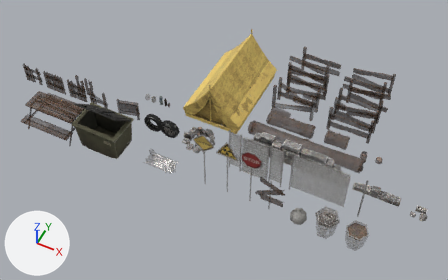
What one commit did to the FBX model Assets/Assets/3D Models/Woods & Urban Misc/OutdoorsModels_01.fbx.
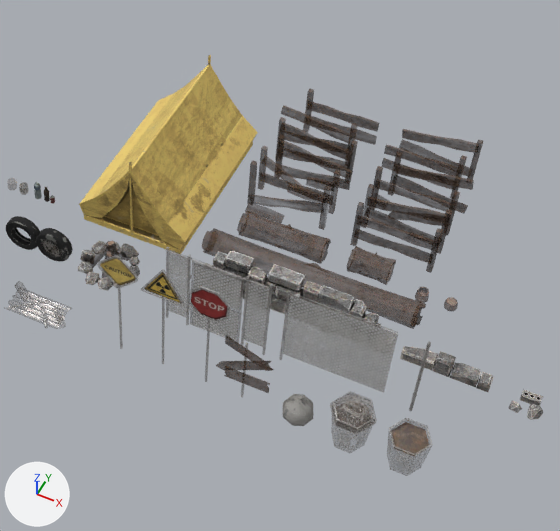
The first picture shows the older version from a 50 mm lens placed at (19.5, -29.6, 43.8), pointed at (2.1, 5.2, 0.3). The close-ups show the older and then the newer version on the part from 32% to 97% of the width and 0% to 100% of the height of that picture. Only the edits that show in the close-ups are written down. Every picture has the same lights, and +X, +Y and +Z are marked at lower left. Where no turn or scale is listed for an object, it has been applied to the vertices.

In view in the first close-up: 'Plane', 'Plane.001', 'fenceDoor', 'fenceDoorFrame', 'fencePole', 'fencePole_endConncet', 'longTreeLog', 'mediumTreeLog', 'outdoorsTent', 'smallStoneWall', 'stoneWall', 'woodenFence', 'woodenFence_brokenOne', 'woodenFence_smallToWide', 'woodenFence_wideToSmall_leftConnector' and 30 more.
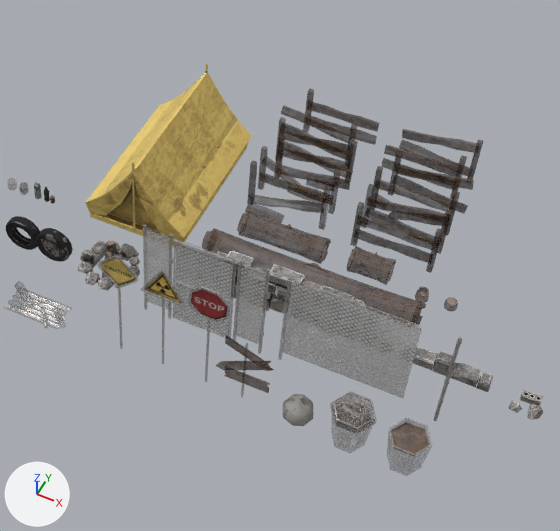
Where the newer file only moved an object's origin or applied its transform, the numbers keep the older frame.

Pixel boxes [x1, y1, x2, y2] of what changed, in the close-ups (560 x 531 px):
'outdoorsTent', rescaled (7% narrower, 8% shorter): before [79, 55, 258, 255]; after [85, 64, 252, 247]
'Plane', reshaped, moved (21% wider, 20% taller): before [279, 290, 398, 392]; after [278, 275, 422, 398]
'fenceDoor', moved, rescaled (14% wider, 18% taller): before [189, 261, 244, 343]; after [173, 241, 236, 338]
'Plane.001', moved, rescaled (19% wider, 19% taller): before [169, 251, 270, 347]; after [147, 230, 267, 344]
'fenceDoorFrame', moved, rescaled (17% wider, 19% taller): before [165, 246, 273, 355]; after [143, 224, 270, 354]
'fencePole_endConncet', moved: before [410, 341, 431, 411]; after [434, 337, 462, 421]
'fencePole', moved: before [409, 342, 431, 411]; after [434, 338, 462, 420]

What the commit changed:
me_plane_001 is used by ob_plane_001; location (6.39, 2.72, 0.0).
me_plane_001 had 8 vertices, 2 faces and spanned x -2.45..2.47, y 0.0, z 0.4..4.6.
me_plane_001 now has 8 vertices, 2 faces and spans x -2.91..2.94, y 0.0, z 0.47..5.47.
me_plane_001 part 5: the whole mesh is scaled about the mesh origin by 1.19.
me_mesh_050 is used by ob_outdoorstent; location (0.0, 10.89, 0.07).
me_mesh_050 had 102 vertices, 99 faces and spanned x -2.99..2.99, y -4.37..4.68, z -0.02..5.18.
me_mesh_050 now has 102 vertices, 99 faces and spans x -2.79..2.79, y -4.08..4.37, z -0.02..4.83.
me_mesh_050 part 3: the whole mesh is scaled about the mesh origin by 0.934.
me_plane is used by ob_plane; location (9.75, 2.72, 0.0).
me_plane had 172 vertices, 173 faces and spanned x -0.08..4.98, y -0.09..0.1, z 0.01..4.89.
me_plane now has 172 vertices, 173 faces and spans x -0.1..5.92, y -0.11..0.11, z 0.02..5.81.
me_plane part 1: the whole mesh is multiplied about the mesh origin by the matrix ((1.188, 0.0, 0.0), (0.0, 1.188, 0.0), (0.0, 0.0, 1.188)).
me_mesh_008 is used by ob_fencedoorframe; location (6.39, 2.72, 0.0).
me_mesh_008 had 654 vertices, 676 faces and spanned x -2.6..2.61, y -0.09..0.09, z -0.07..4.81.
me_mesh_008 now has 654 vertices, 676 faces and spans x -3.09..3.1, y -0.11..0.11, z -0.09..5.71.
me_mesh_008 part 2: the whole mesh is scaled about the mesh origin by 1.19.
me_mesh_005 is used by ob_fencedoor; location (5.12, 2.72, 0.01).
me_mesh_005 had 60 vertices, 54 faces and spanned x -0.09..2.52, y -0.04..0.04, z 0.04..4.51.
me_mesh_005 now has 60 vertices, 54 faces and spans x -1.01..2.08, y -0.04..0.04, z 0.05..5.36.
me_mesh_005 part 4: the whole mesh is scaled about its middle by 1.19, then moved by (-0.68, 0.0, 0.43).
Object 'Plane.001' (ob_plane_001) moves from (6.39, 2.72, 0.0) to (5.72, 2.72, 0.0).
Object 'fencePole' (ob_fencepole) moves from (16.06, 2.72, 0.0) to (17.21, 2.72, 0.0).
Object 'Plane' (ob_plane) moves from (9.75, 2.72, 0.0) to (9.71, 2.72, 0.0).
Object 'fenceDoorFrame' (ob_fencedoorframe) moves from (6.39, 2.72, 0.0) to (5.72, 2.72, 0.0).
Object 'fencePole_endConncet' (ob_fencepole_endconncet) moves from (16.06, 2.72, 0.0) to (17.21, 2.72, 0.0).
